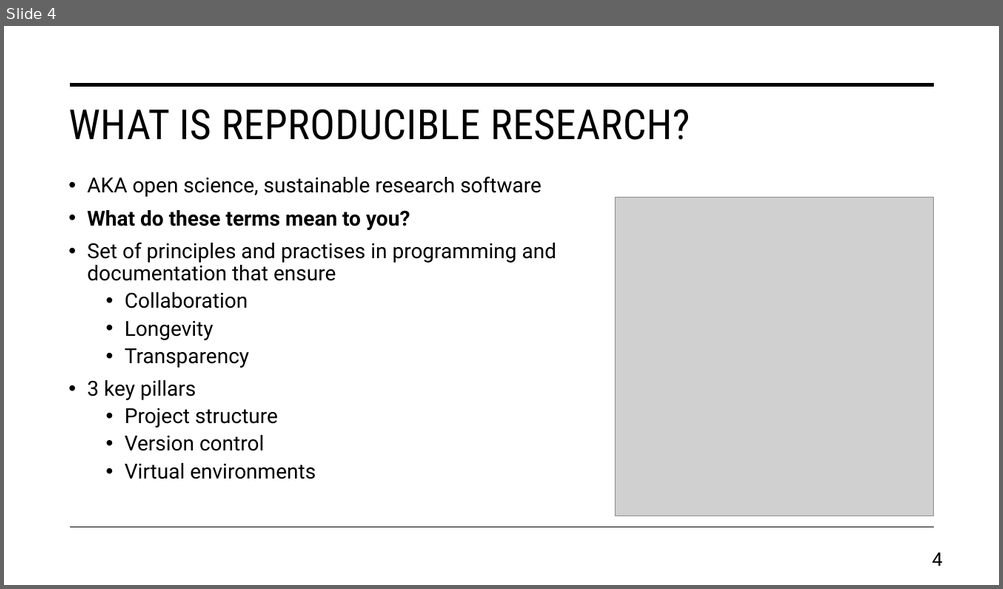
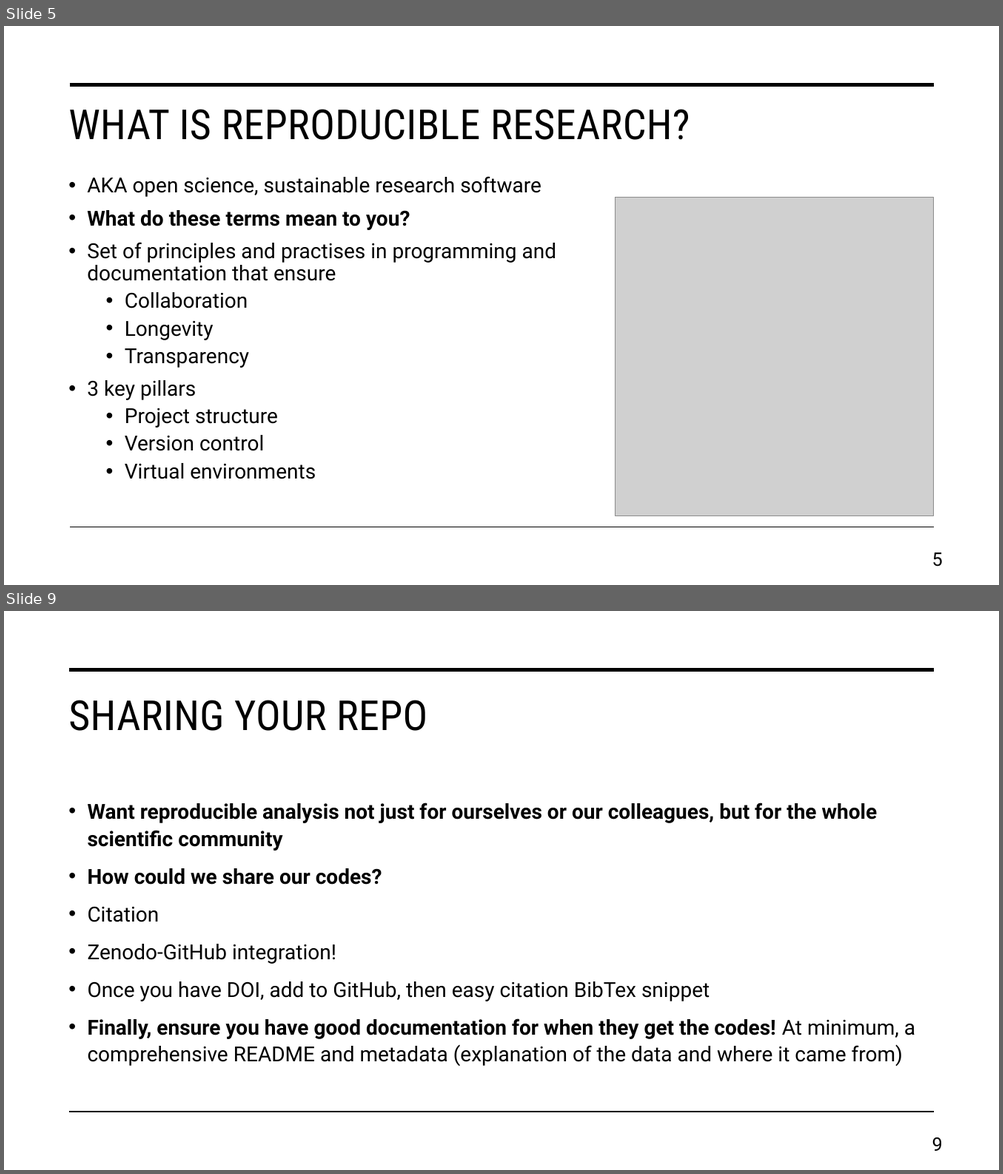
Before and after one commit to daniel-wrench/snap-research-template, a slide deck: doc/workshop_slides.pptx. Shown one above the other, each under a label of ours: slide 4 before the commit, slides 5 and 9 after it; the slides between them are not shown. The pictures are 1003x589 and 1003x1174 pixels, drawn with LibreOffice and Linux fonts; fonts in the diff are those of the drawing; grey boxes stand for pictures. Boxes give left, top, right and bottom in pixels: in the first picture for what was removed or moved away, otherwise in the second. Text is boxed around its words. In the diff, an @@ line names an element or a change of style, - is before the commit and + after.

```diff
--- a/doc/workshop_slides.pptx
+++ b/doc/workshop_slides.pptx
@@ slide 9 added at box(4, 611, 999, 1170), background #FFFFFF @@
@@ line added from (70, 670) to (933, 670), #000000 3.5 pt @@
@@ title added at box(68, 700, 427, 731), 40 pt, text #000000 @@
+SHARING YOUR REPO
@@ text added at box(88, 803, 915, 1066), 20 pt, text #000000, bold @@
+• Want reproducible analysis not just for ourselves or our colleagues, but for the whole scientific community
+• How could we share our codes?
+• Citation
+• Zenodo-GitHub integration!
+• Once you have DOI, add to GitHub, then easy citation BibTex snippet
+• Finally, ensure you have good documentation for when they get the codes! At minimum, a comprehensive README and metadata (explanation of the data and where it came from)
@@ line added from (70, 1113) to (933, 1113), #000000 1 pt @@
@@ page number added at box(932, 1138, 942, 1151), 18 pt, text #000000 @@
+9
@@ what was slide 4 is now slide 5 @@
@@ page number at box(932, 553, 942, 567): text changed @@
-4
+5
```
Also in this commit, not shown: 4 slides changed, 4 other slides added, 3 other files.
